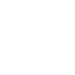
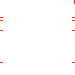
Layered file, before and after one edit (75×75). Changes by layer:
showed "'" over [0, 17, 75, 63]
